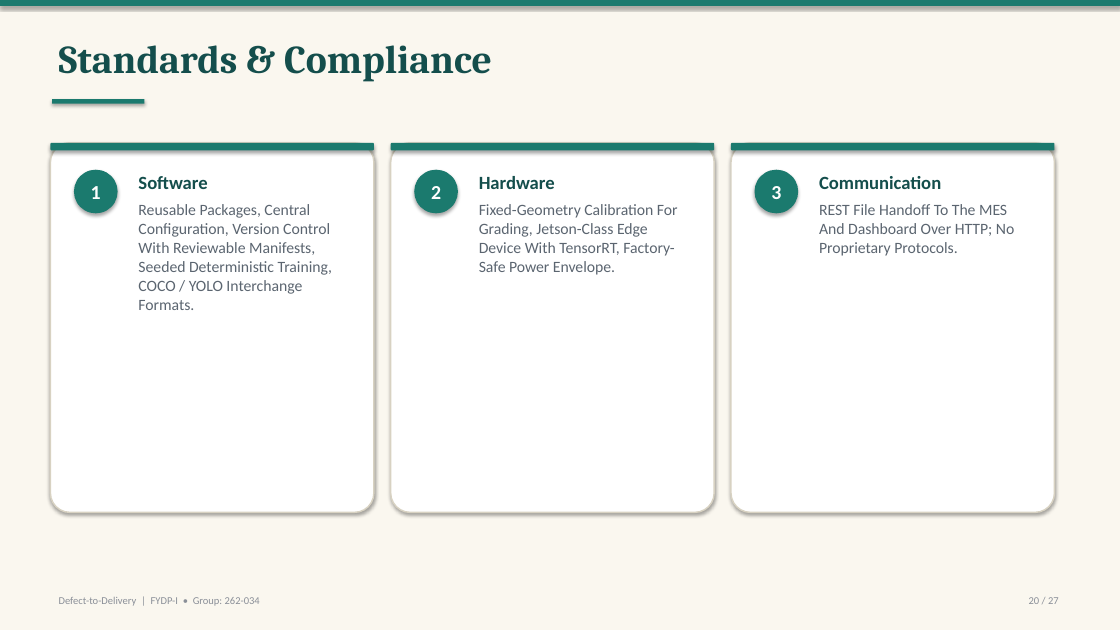
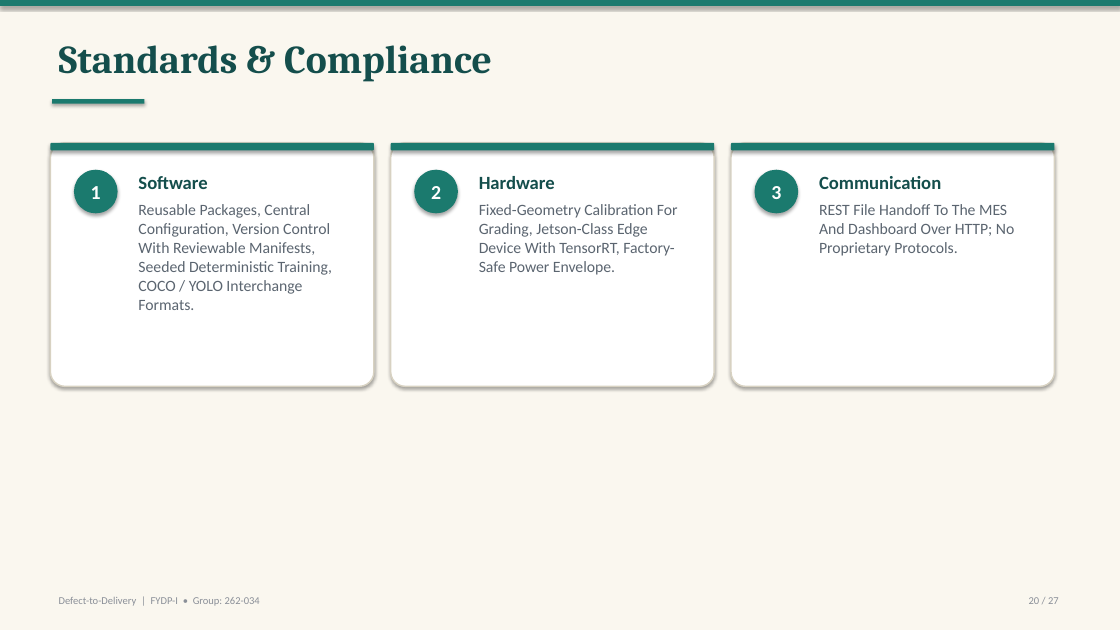
Before and after one commit to labib-ux/FYDP, a slide deck: slide 20 of slides/FYDP-I_Defect-to-Delivery.pptx. Drawn at 1120x630 pixels with LibreOffice and Linux fonts; fonts in the diff are those of the drawing. Boxes give left, top, right and bottom in pixels: in the first picture for what was removed or moved away, otherwise in the second. Text is boxed around its words. In the diff, an @@ line names an element or a change of style, - is before the commit and + after.

```diff
--- a/slides/FYDP-I_Defect-to-Delivery.pptx
+++ b/slides/FYDP-I_Defect-to-Delivery.pptx
@@ rounded rectangle resized from (x1=50, y1=143, x2=374, y2=513) to (x1=50, y1=143, x2=374, y2=386) @@
@@ rounded rectangle resized from (x1=391, y1=143, x2=714, y2=513) to (x1=391, y1=143, x2=714, y2=386) @@
@@ rounded rectangle resized from (x1=731, y1=143, x2=1054, y2=513) to (x1=731, y1=143, x2=1054, y2=386) @@
```
Also in this commit, not shown: 10 other slides changed, 2 other files.
